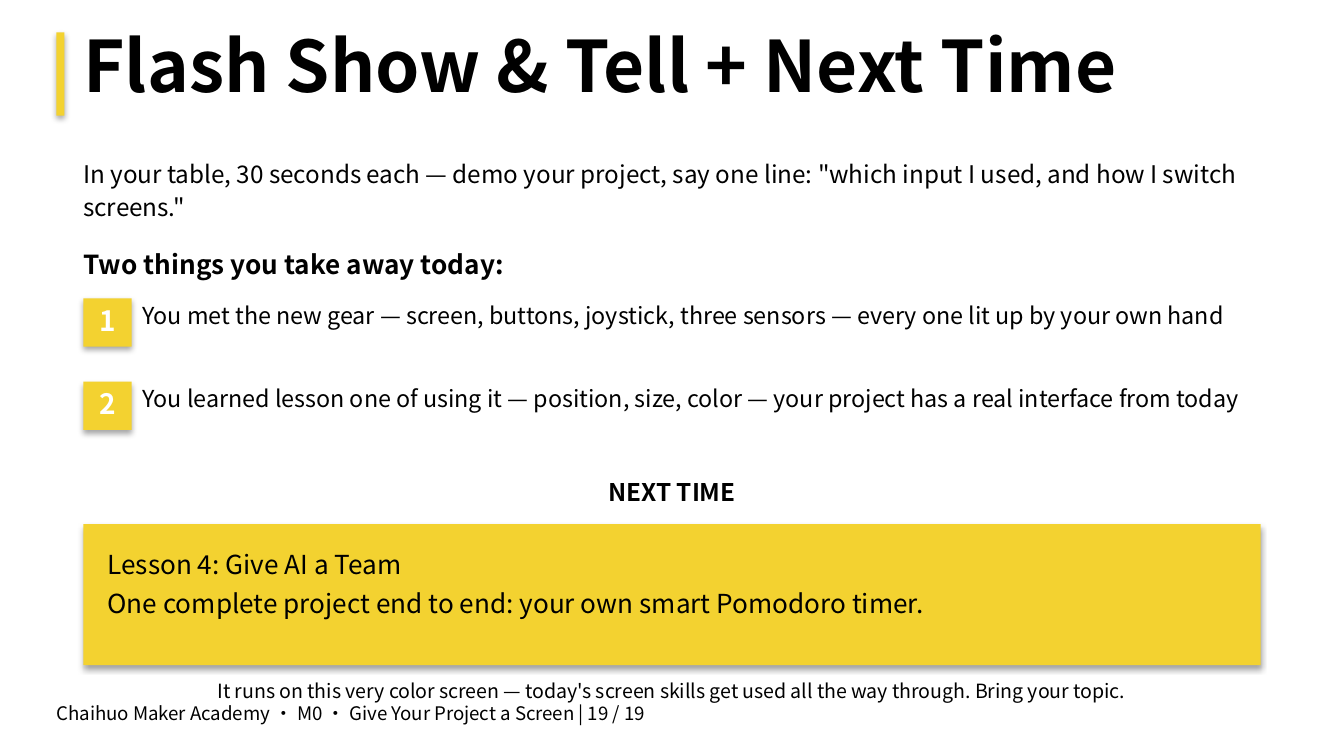
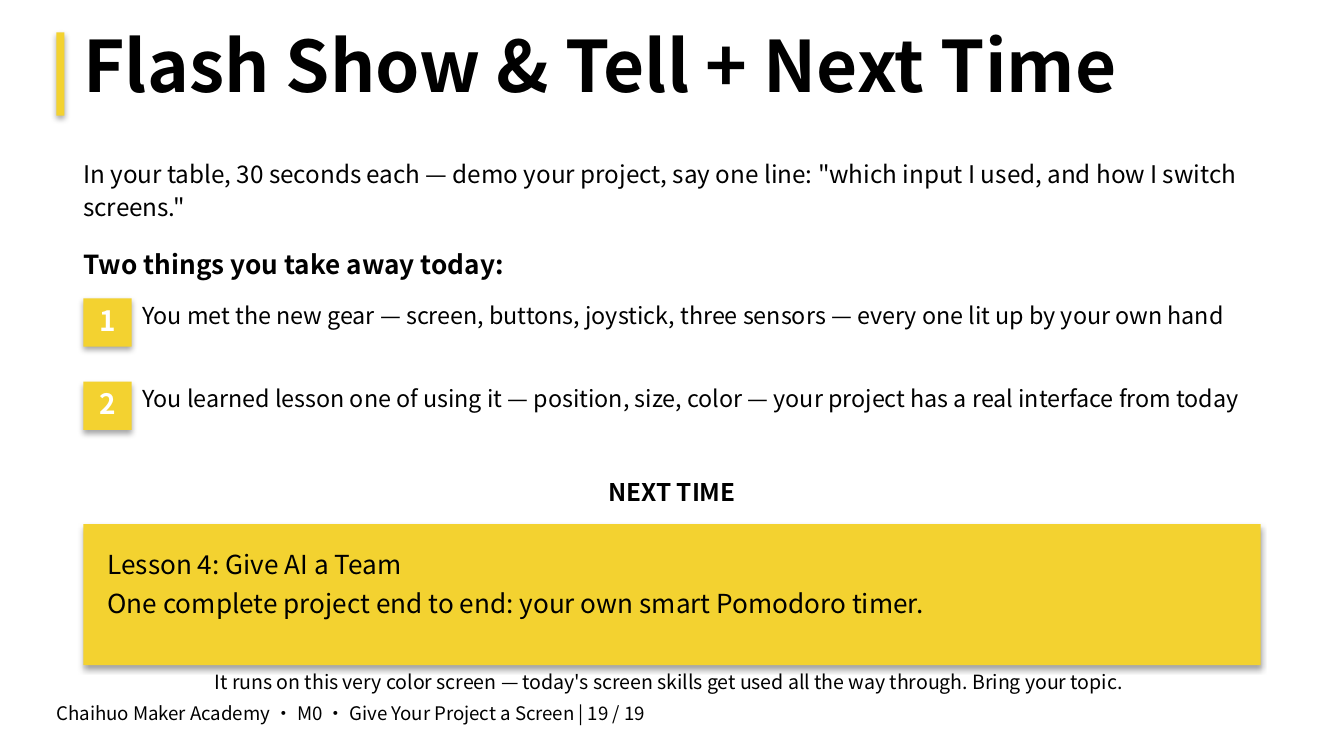
Before and after one commit to mouseart2025/courses-M0, a slide deck: slide 19 of en/03_Deliverables/PPTX/M0_EN_Deck_CFG-5_Lesson03_GiveYourProjectAScreen_v1.pptx. Drawn at 1344x756 pixels with LibreOffice and Linux fonts; fonts in the diff are those of the drawing. Boxes give left, top, right and bottom in pixels: in the first picture for what was removed or moved away, otherwise in the second. Text is boxed around its words. In the diff, an @@ line names an element or a change of style, - is before the commit and + after.

```diff
--- a/en/03_Deliverables/PPTX/M0_EN_Deck_CFG-5_Lesson03_GiveYourProjectAScreen_v1.pptx
+++ b/en/03_Deliverables/PPTX/M0_EN_Deck_CFG-5_Lesson03_GiveYourProjectAScreen_v1.pptx
@@ text "It runs on this very ..." rewrapped from [218, 682, 1126, 703] to [215, 669, 1123, 694] @@
```
Also in this commit, not shown: 4 other slides changed, 27 other files.
